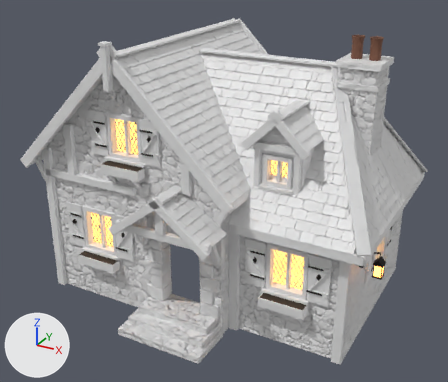
A saved change to the FBX model GameClient/ArtSource/Silverbrook/Cottage2/SilverbrookCottage2.fbx.
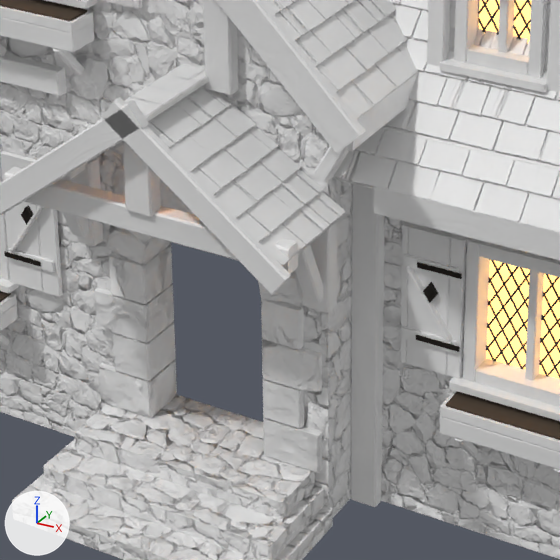
Old and new are each drawn whole from a 50 mm camera at (6.15, -11.3, 8.04) aimed at (0.05, -0.22, 2.5) and again close up on the part from 25% to 66% of the width and 43% to 91% of the height. Arrows for +X, +Y and +Z are at lower left; the lights stay in place. The last two pictures show the newer version.

Objects in the first close-up: 'SM_SBCottage2_Details', 'SM_SBCottage2_Masonry', 'SM_SBCottage2_Roof', 'SM_SBCottage2_Timber'.
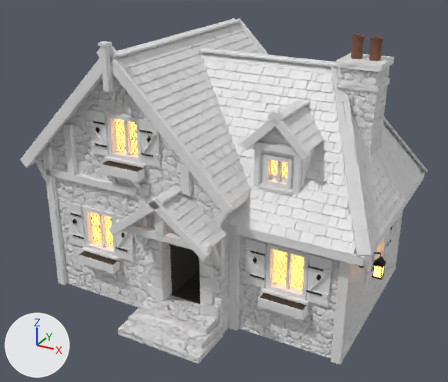
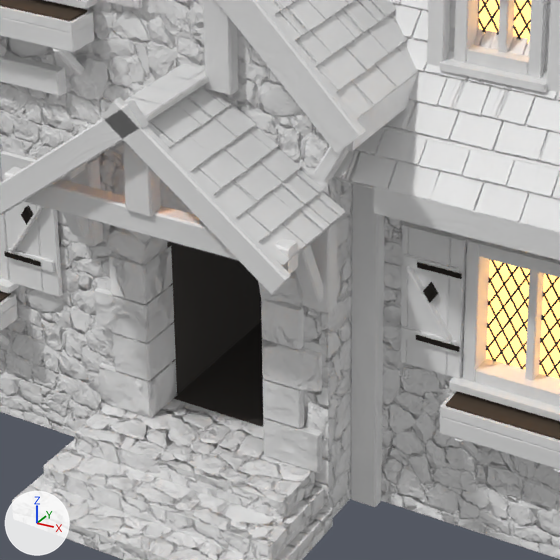
Changed parts and their boxes [x1, y1, x2, y2] in the close-ups (560 x 560 px):
'SM_SBCottage2_EntryRooms', added
    after: [167, 242, 263, 427]

Edits to the bpy script that builds the scene:
```text
Add mat_sb_entryroom:
    mat_sb_entryroom = principled_material('SB_EntryRoom')
    mat_sb_entryroom.base_color = (0.05, 0.045, 0.04)  # dark grey #3f3c38
    mat_sb_entryroom.roughness = 0.95
Add me_sm_sbcottage2_entryrooms:
    me_sm_sbcottage2_entryrooms.from_pydata([(-0.51, -0.25, 0.42), (0.42, -0.25, 0.42), (0.42, -0.25, 2.14), (-0.51, -0.25, 2.14), (-0.51, -1.64, 0.42), (-0.51, -1.64, 2.14), (0.42, -1.64, 2.14), (0.42, -1.64, 0.42)], [], [(0, 1, 2, 3), (4, 0, 3, 5), (6, 2, 1, 7), (4, 7, 1, 0), (3, 2, 6, 5)])
    me_sm_sbcottage2_entryrooms.materials.append(mat_sb_entryroom)  # dark grey #3f3c38
Add ob_sm_sbcottage2_entryrooms:
    ob_sm_sbcottage2_entryrooms = bpy.data.objects.new('SM_SBCottage2_EntryRooms', me_sm_sbcottage2_entryrooms)
    ob_sm_sbcottage2_entryrooms.location = (0.0, 0.0, 0.0)
```
